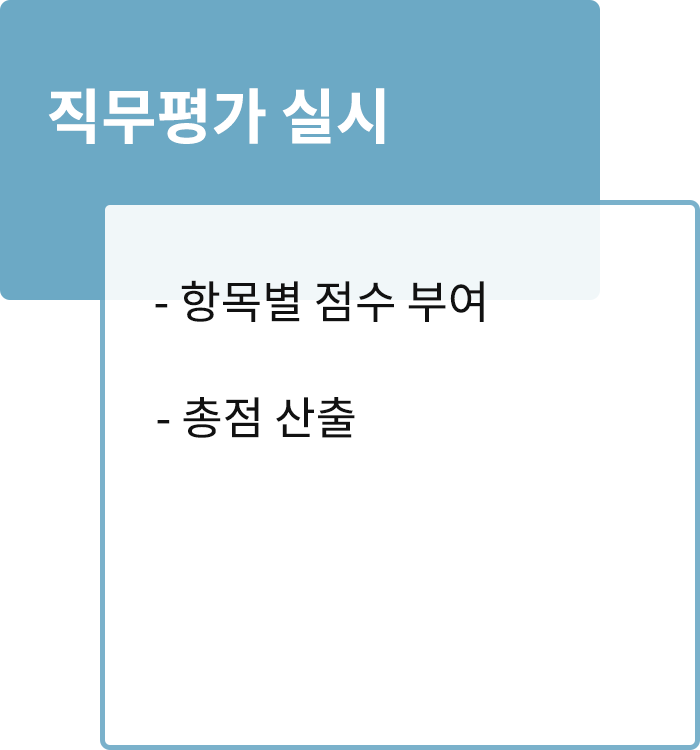
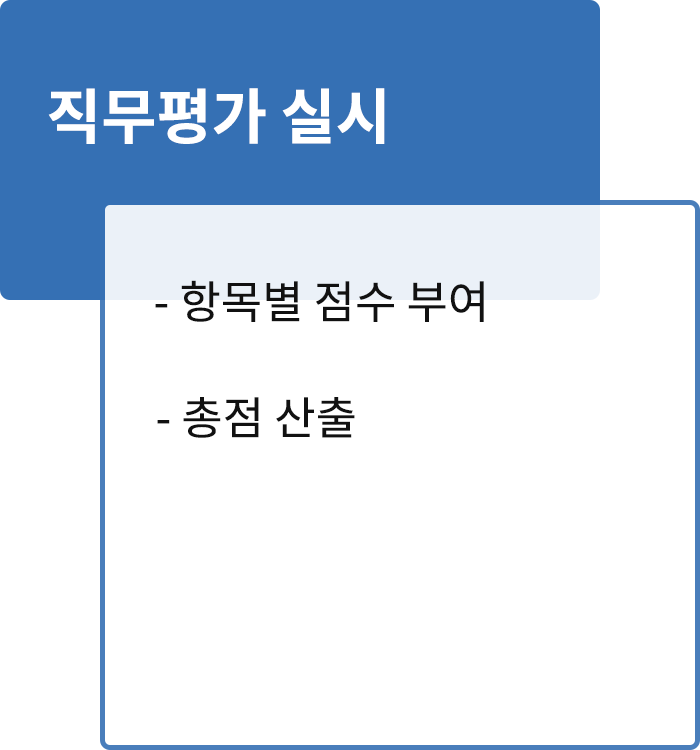
Comparing the layer stacks of the two 700x750 images. Changes:
painted on "모서리가 둥근 직사각형 2" over (100, 200, 700, 750)
painted on "모서리가 둥근 직사각형 1" over (0, 0, 600, 300)
